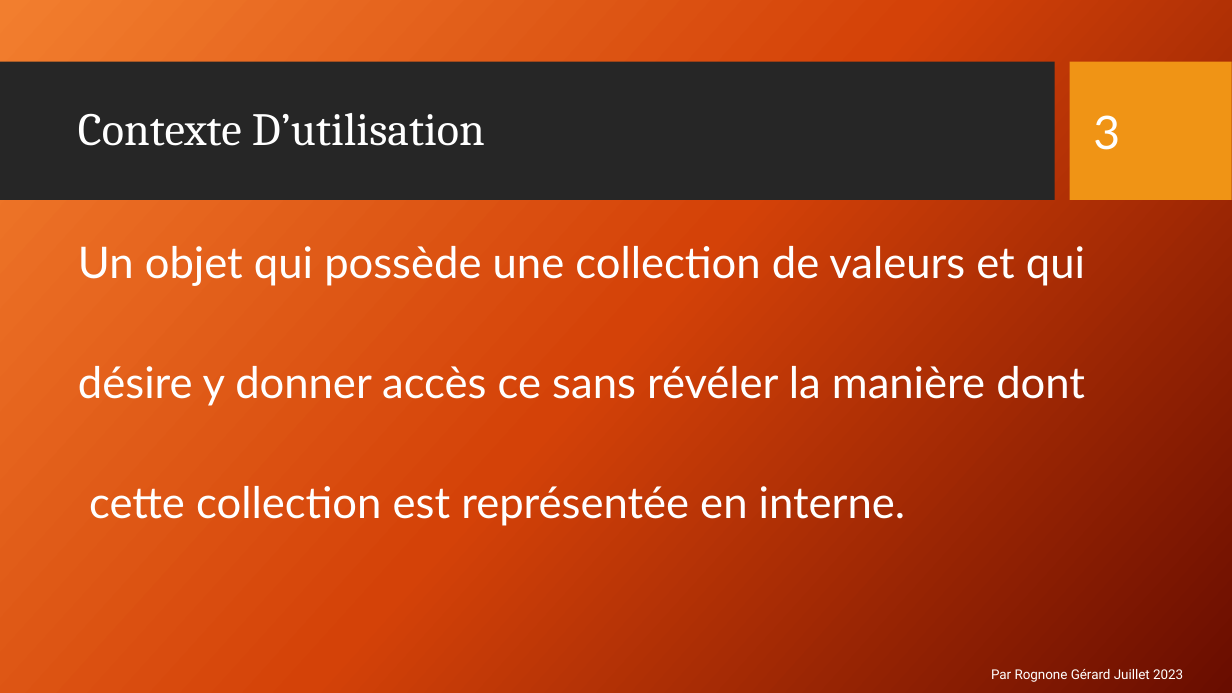
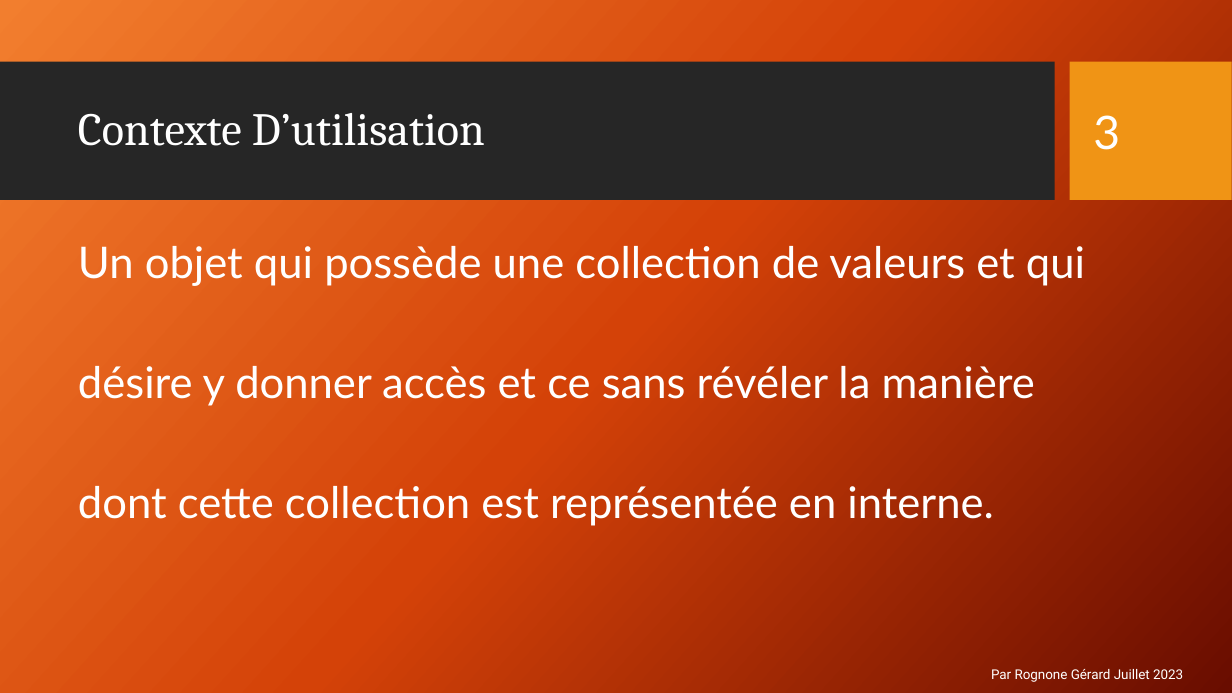
Before and after one commit to GRognone/SavecdaJay, a slide deck: slide 4 of SavecdaJay/Design Pattern/Design Pattern Iterator/Patron de Conception Itérateur.pptx. Drawn at 1232x693 pixels with LibreOffice and Linux fonts; fonts in the diff are those of the drawing; background and template pictures are left out. Boxes give left, top, right and bottom in pixels: in the first picture for what was removed or moved away, otherwise in the second. Text is boxed around its words. In the diff, an @@ line names an element or a change of style, - is before the commit and + after.

```diff
--- a/SavecdaJay/Design Pattern/Design Pattern Iterator/Patron de Conception Itérateur.pptx
+++ b/SavecdaJay/Design Pattern/Design Pattern Iterator/Patron de Conception Itérateur.pptx
@@ text at (78,366,1035,526): text changed @@
-désire y donner accès ce sans révéler la manière dont
-cette collection est représentée en interne.
+désire y donner accès et ce sans révéler la manière
+dont cette collection est représentée en interne.
```
Also in this commit, not shown: 7 other slides changed.
